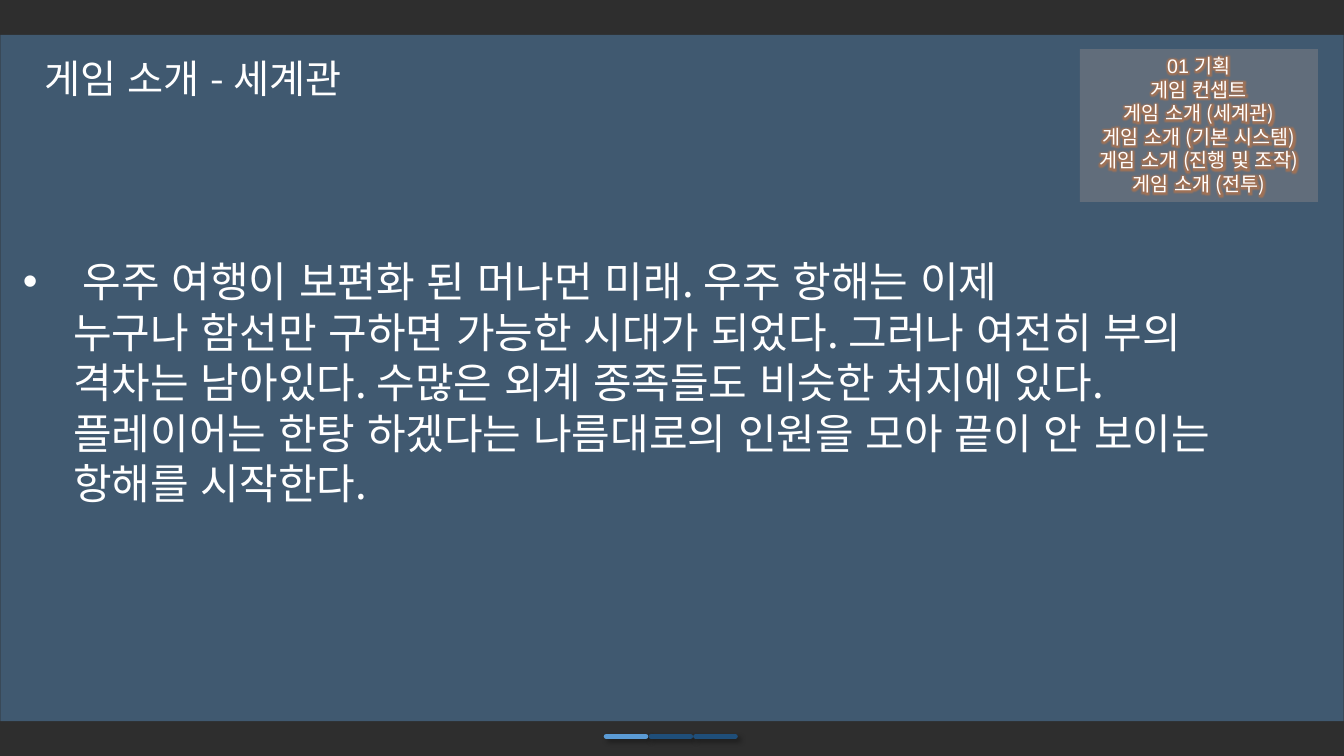
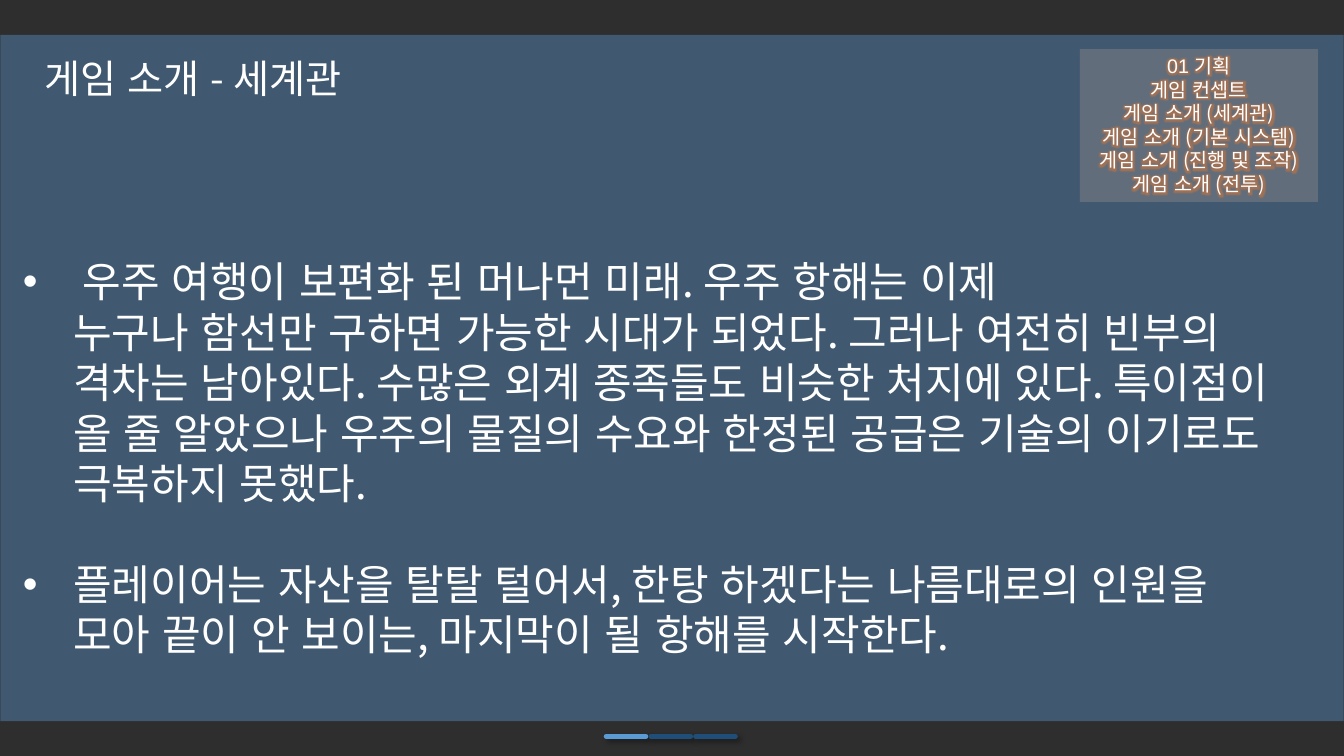
Before and after one commit to iconstudio/2017-Platformer, a slide deck: slide 6 of slides/Cosmos_20171105.pptx. Drawn at 1344x756 pixels with LibreOffice and Linux fonts; fonts in the diff are those of the drawing; background and template pictures are left out; a plain dark background stands for a picture behind light text. Boxes give left, top, right and bottom in pixels: in the first picture for what was removed or moved away, otherwise in the second. Text is boxed around its words. In the diff, an @@ line names an element or a change of style, - is before the commit and + after.

Commit message:
Modified.

```diff
--- a/slides/Cosmos_20171105.pptx
+++ b/slides/Cosmos_20171105.pptx
@@ text at (73,262,1267,658): text changed @@
-• 우주 여행이 보편화 된 머나먼 미래. 우주 항해는 이제
-  누구나 함선만 구하면 가능한 시대가 되었다. 그러나 여전히 부의 격차는 남아있다. 수많은 외계 종족들도 비슷한 처지에 있다. 플레이어는 한탕 하겠다는 나름대로의 인원을 모아 끝이 안 보이는 항해를 시작한다.
+• 우주 여행이 보편화 된 머나먼 미래. 우주 항해는 이제
+  누구나 함선만 구하면 가능한 시대가 되었다. 그러나 여전히 빈부의 격차는 남아있다. 수많은 외계 종족들도 비슷한 처지에 있다. 특이점이 올 줄 알았으나 우주의 물질의 수요와 한정된 공급은 기술의 이기로도 극복하지 못했다.
+• 플레이어는 자산을 탈탈 털어서, 한탕 하겠다는 나름대로의 인원을 모아 끝이 안 보이는, 마지막이 될 항해를 시작한다.
```
Also in this commit, not shown: 7 other slides changed.
